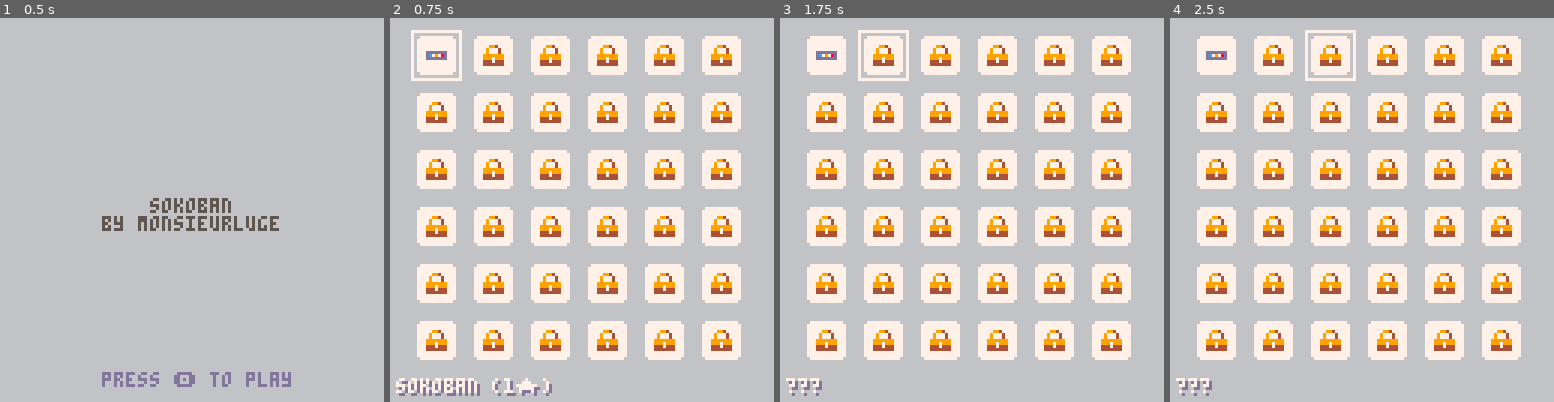
Above: before the commit, frames 1-4 (left to right).
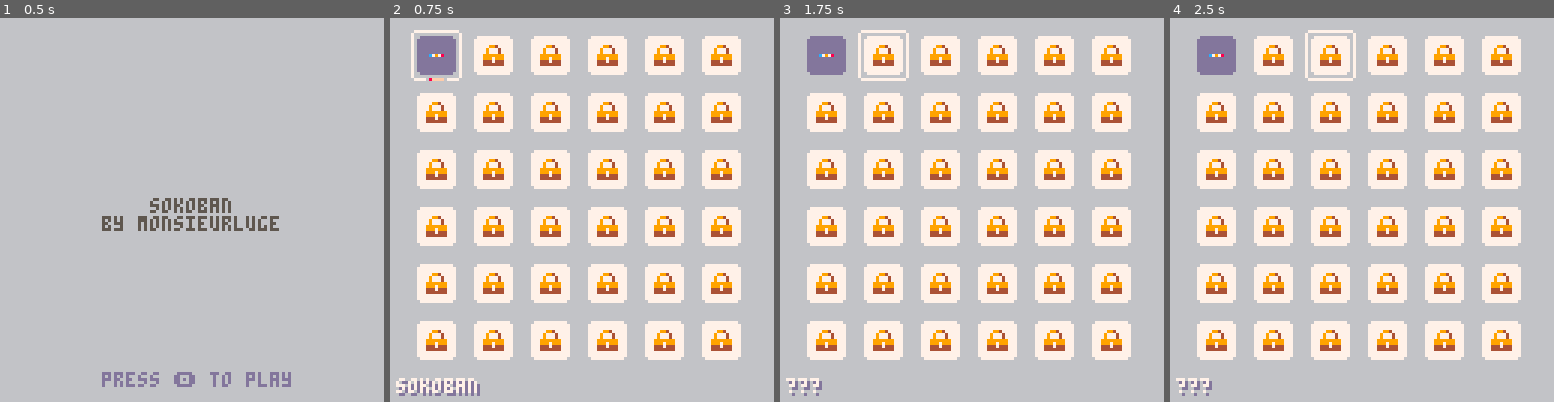
Above: after the commit, the same moments.

Repository: monsieurluge/pico8
Game: PICO-8 cartridge sokoban.p8
Same seed, same stepped clock (60 frames per second), same inputs: the game is played once before the commit and once after it.
Inputs:
- Up to frame 1 (0.5 s): tap X (X key) at 0.33 s
- Up to frame 2 (0.75 s): tap O (Z key) at 0.7 s
- Up to frame 3 (1.75 s): tap X (X key) at 1.07 s; hold Right from 1.6 s (still down); tap O (Z key) at 1.7 s
- Up to frame 4 (2.5 s): tap X (X key) at 1.85 s; release Right at 2.1 s; tap O (Z key) at 2.1 s; hold Up 2.15-2.42 s; hold Right from 2.47 s (still down)

Frame 1 is identical in both runs. In frame 2, 1.3% of the frame differs, in the area x 5-43%, y 3-99%; in frame 3, 0.9%; in frame 4, 0.9%.

Commit message:
sokoban: change the way to display the stage lvl and completion

Diff:
--- a/sokoban.p8
+++ b/sokoban.p8
@@ -269,10 +269,10 @@
 
 function drw_stage_selection()
  cls(6)
+ draw_selection()
  for i=1,#stages do
   draw_stage_card(i)
  end
- draw_selection()
 end
 
 function draw_player()
@@ -301,11 +301,16 @@
  local y=selection.y
  local dx=19*x-12
  local dy=19*y-15
- rect(dx,dy,dx+16,dy+16,7)
+ sspr(64,0,16,16,dx,dy,17,17)
  if s.lock then
   print_info("???")
  else
-  print_info(s.name.." ("..s.lvl.."★)")
+  rectfill(dx+5,dy+15,dx+11,dy+17,6)
+  line(dx+6,dy+16,dx+10,dy+16,15)
+  for i=1,s.lvl do
+   pset(dx+5+i,dy+16,8)
+  end
+  print_info(s.name)
  end
 end
 
@@ -319,11 +324,13 @@
   sspr(48,0,13,14,dx,dy,13,14)
   spr(38,dx+3,dy+3)
   return
+ else
+  pal(7,13)
+  sspr(48,0,13,14,dx,dy,13,14)
+  pal()
  end
  if s.done then
-  sspr(64,0,13,14,dx,dy,13,14)
- else
-  sspr(48,0,13,14,dx,dy,13,14)
+  spr(39,dx+11,dy-1)
  end
  if s.mini then
   draw_stage_mini(s,dx,dy)
Not shown, changed: 19 lines of the sprite sheet (__gfx__) section of sokoban.p8
